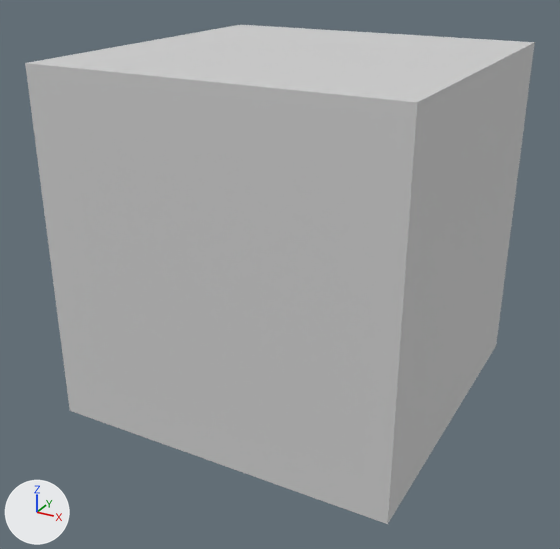
The OBJ model ether-tron/src/main/resources/models/cube.obj, before and after one commit.
The view is the same before and after, from a 50 mm camera at (0.339, -0.775, 1.243) aimed at (0.138, -0.41, 1.06). Lighting does not change. The marker at lower left points along +X, +Y and +Z. Where no turn or scale is listed for an object, it has been applied to the vertices.
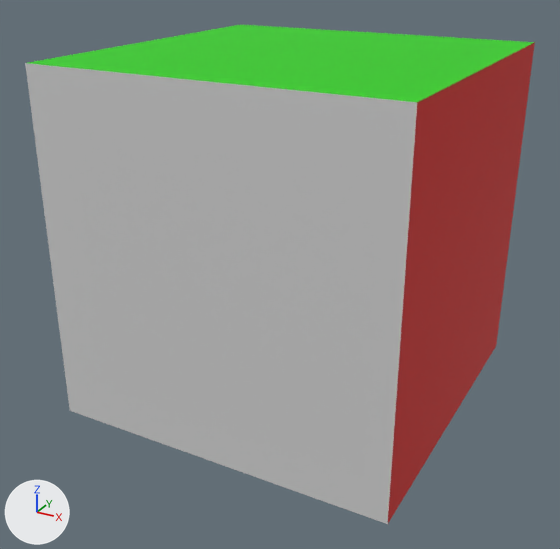
Changed parts and their boxes [x1, y1, x2, y2] in the pictures (560 x 549 px):
'Cube', surface changed
    both: [25, 25, 535, 524]
part 1 of me_cube, recoloured (grey to red)
    both: [388, 43, 535, 523]
part 2 of me_cube, recoloured
    both: [25, 63, 417, 524]

Patch to the scene script:
```diff
--- a/ether-tron/src/main/resources/models/cube.obj.py
+++ b/ether-tron/src/main/resources/models/cube.obj.py
@@ mat_material @@
 n0 = _N.new('ShaderNodeBsdfPrincipled'); n0.name = 'Principled BSDF'
-n0.inputs[0].default_value = (0.64, 0.64, 0.64, 1.0)  # 'Base Color', light grey #d1d1d1
+n0.inputs[0].default_value = (0.0201, 0.64, 0.0, 1.0)  # 'Base Color', green #27d100
 n0.inputs[2].default_value = 0.69  # 'Roughness'
 n1 = _N.new('ShaderNodeOutputMaterial'); n1.name = 'Material Output'
-n2 = _N.new('ShaderNodeTexImage'); n2.name = 'Image Texture'
-n2.image = img_cube_png
-n3 = _N.new('ShaderNodeNormalMap'); n3.name = 'Normal Map'
-n3.inputs[0].default_value = 0.0  # 'Strength'
-_L.new(n2.outputs[0], n3.inputs[1])  # 'Color' to 'Color'
-_L.new(n3.outputs[0], n0.inputs[5])  # 'Normal' to 'Normal'
 _L.new(n0.outputs[0], n1.inputs[0])  # 'BSDF' to 'Surface'
@@ mat_material_001 @@
+mat_material_001 = principled_material('Material.001')
+mat_material_001.base_color = (0.64, 0.00321, 0.0)  # red #d10b00
+mat_material_001.roughness = 0.69
@@ mat_material_006 @@
+mat_material_006 = principled_material('Material.006')
+mat_material_006.base_color = (0.0, 0.0, 0.0)  # black #000000
+mat_material_006.roughness = 0.69
@@ mat_material_003 @@
+mat_material_003 = principled_material('Material.003')
+mat_material_003.base_color = (0.0, 0.00213, 0.64)  # blue #0007d1
+mat_material_003.roughness = 0.69
@@ mat_material_005 @@
+mat_material_005 = principled_material('Material.005')
+mat_material_005.base_color = (0.64, 0.64, 0.64)  # light grey #d1d1d1
+mat_material_005.roughness = 0.69
@@ mat_material_004 @@
+mat_material_004 = principled_material('Material.004')
+mat_material_004.base_color = (0.64, 0.64, 0.0)  # yellow #d1d100
+mat_material_004.roughness = 0.69
@@ me_cube @@
 me_cube.from_pydata(...)  # 8 vertices, 6 faces; spans x 0.044..0.244, y -0.495..-0.295, z 0.985..1.185
 # used by ob_cube; location = (0.0, 0.0, 0.0)
+# me_cube part 1: 1 face spanning x 0.244, y -0.495..-0.295, z 0.985..1.185 switches from mat_material to mat_material_001 (red #d10b00)
+# me_cube part 2: 1 face spanning x 0.044..0.244, y -0.495, z 0.985..1.185 switches from mat_material to mat_material_005 (light grey #d1d1d1)
 me_cube.materials.append(mat_material)
+me_cube.materials.append(mat_material_001)  # red #d10b00
+me_cube.materials.append(mat_material_003)  # blue #0007d1
+me_cube.materials.append(mat_material_004)  # yellow #d1d100
+me_cube.materials.append(mat_material_005)  # light grey #d1d1d1
+me_cube.materials.append(mat_material_006)  # black #000000
```
